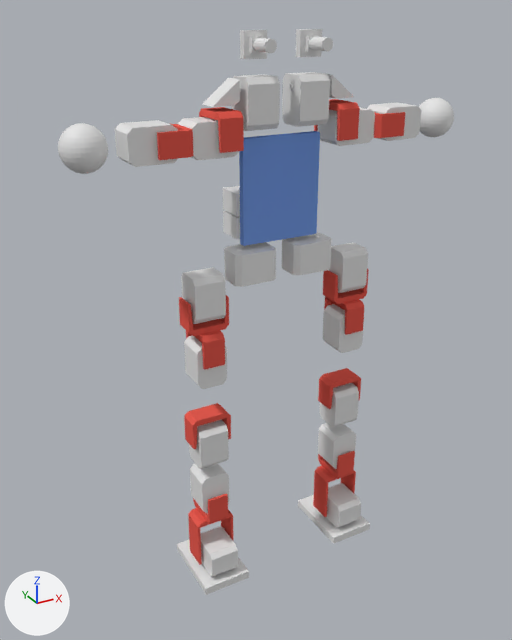
What one commit did to the Blender file full_robot_mx28_collada.blend.
Rendered twice from a 50 mm camera at (-3.89, -6.54, 6.39) aimed at (-0.19, 0.18, 3.03). The axes (+X, +Y, +Z) are drawn at lower left. The lights are the same throughout.

The scene before the commit, as lines of its bpy script (objects in view):
```python
ob_cube = bpy.data.objects.new('Cube', me_cube_044)
ob_cube.location = (-0.94, 0.0, 0.13)
ob_cube_001 = bpy.data.objects.new('Cube.001', me_cube_005)
ob_cube_001.location = (0.94, 0.0, 0.39)
ob_cube_004 = bpy.data.objects.new('Cube.004', me_cube_022)
ob_cube_004.location = (-0.94, 0.0, 0.39)
ob_cube_008 = bpy.data.objects.new('Cube.008', me_cube_029)
ob_cube_008.location = (-0.94, 0.0, 1.83)
ob_cube_024 = bpy.data.objects.new('Cube.024', me_cube_027)
ob_cube_024.parent = ob_left_leg1
ob_cube_024.location = (0.94, 0.0, 4.6)
ob_cube_030 = bpy.data.objects.new('Cube.030', me_cube_036)
ob_cube_030.parent = ob_right_leg1
ob_cube_030.location = (-0.94, 0.0, 4.6)
ob_left_leg4 = bpy.data.objects.new('left_leg4', me_cube_003)
ob_left_leg4.location = (0.94, 0.0, 1.04)
ob_right_leg4 = bpy.data.objects.new('right_leg4', me_cube_004)
ob_right_leg4.location = (-0.94, 0.0, 1.04)
ob_right_leg5 = bpy.data.objects.new('right_leg5', me_cube_020)
ob_right_leg5.parent = ob_cube_004
ob_right_leg5.location = (-0.94, -0.133, 1.32)
ob_right_leg5.rotation_mode = 'YXZ'
# also in view: 'left_arm_hand' at (2.1, 0.0, 5.21); 'Central' at (0.0, 0.0, 4.61); 'right_arm0' at (-0.3, 0.0, 5.52); 'left_leg5' at (0.94, -0.13, 0.13); 'Cube.010' at (-1.27, 0.0, 5.21)
```
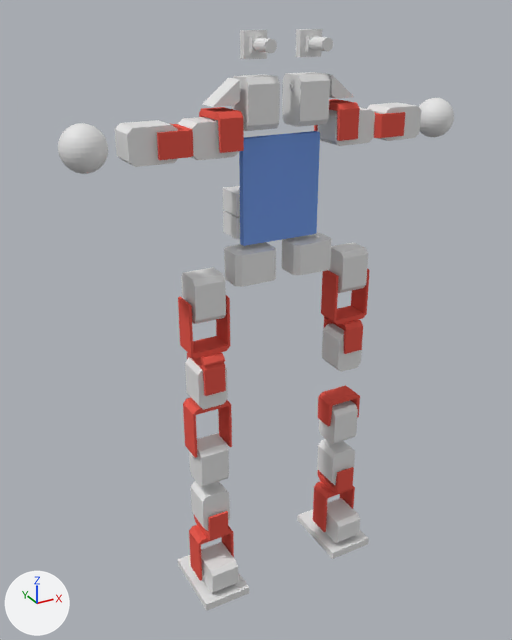
Boxes (x1, y1, x2, y2) around the edits, measured in the pictures (512 x 640 px):
'right_foot', moved: before (177, 540, 249, 595); after (178, 555, 249, 611)
'left_foot', moved: before (298, 495, 370, 544); after (297, 509, 369, 559)
'right_leg3', moved: before (189, 420, 229, 469); after (189, 433, 229, 487)
'right_leg5', moved: before (200, 526, 238, 577); after (201, 542, 238, 593)
'right_leg4', moved: before (190, 463, 230, 514); after (191, 481, 230, 531)
'right_leg2', moved: before (184, 335, 227, 389); after (185, 357, 228, 410)
'Servo.004', moved: before (323, 304, 364, 353); after (322, 323, 363, 372)
'left_leg3', moved: before (319, 383, 359, 428); after (319, 400, 358, 445)
'left_leg4', moved: before (318, 423, 356, 469); after (317, 439, 355, 485)
'left_leg5', moved: before (326, 483, 361, 527); after (326, 498, 360, 543)
'Cube.016', added (red): after (178, 296, 230, 358)
'Cube.012', added (red): after (321, 269, 370, 325)
'Cube.007', moved: before (318, 368, 361, 409); after (318, 385, 360, 427)
'Cube.013', moved: before (313, 466, 356, 517); after (313, 481, 355, 532)
'Cube.014', moved: before (186, 330, 225, 370); after (187, 353, 226, 396)
'Cube', moved: before (188, 508, 234, 565); after (189, 525, 234, 581)
'Cube.017', added (red): after (183, 397, 232, 458)
'Cube.008', deleted (red): before (184, 403, 231, 450)
'Cube.032', moved: before (193, 493, 228, 523); after (194, 511, 228, 540)
'Cube.015', moved: before (324, 298, 364, 335); after (324, 317, 363, 354)
'Cube.026', moved: before (318, 451, 355, 478); after (317, 467, 354, 494)
'Cube.030', deleted (red): before (179, 296, 229, 336)
'Cube.024', deleted (red): before (323, 269, 369, 304)
'Cube.005', moved: before (196, 330, 224, 345); after (196, 352, 225, 366)
'Cube.006', moved: before (325, 297, 364, 310); after (325, 317, 346, 331)
'Servo_axis.001', moved (not visible before): after (190, 453, 194, 458)

The change, as a list of edits to the scene's bpy script:
```text
Add mat_material_015:
    mat_material_015 = diffuse_material('Material.015')
    mat_material_015.base_color = (0.8, 0.106, 0.0794)  # red #e75c50
Add me_cube_045:
    me_cube_045.from_pydata(...)  # 24 vertices, 22 faces; spans x -0.24..0.24, y -0.145..0.145, z -0.11..0.52
    me_cube_045.materials.append(mat_material_015)  # red #e75c50
Add me_cube_041:
    me_cube_041.from_pydata(...)  # 24 vertices, 22 faces; spans x -0.24..0.24, y -0.145..0.145, z -0.52..0.11
    me_cube_041.materials.append(mat_material_061)  # red #e75b50
Add me_cube_040:
    me_cube_040.from_pydata(...)  # 24 vertices, 22 faces; spans x -0.24..0.24, y -0.145..0.145, z -0.52..0.11
    me_cube_040.materials.append(mat_material_089)  # red #e75b50
Change ob_cube:
    ob_cube.location: (-0.94, 0.0, 0.13) -> (-0.94, 0.0, -0.13)
Remove ob_cube_030:
    ob_cube_030 = bpy.data.objects.new('Cube.030', me_cube_036)
    ob_cube_030.parent = ob_right_leg1
    ob_cube_030.matrix_parent_inverse = Matrix(((1.0, 0.0, 0.0, 0.94), (0.0, 1.0, 0.0, 0.0), (0.0, 0.0, 1.0, -4.733), (0.0, 0.0, 0.0, 1.0)))
    ob_cube_030.location = (-0.94, 0.0, 4.6)
Remove ob_cube_024:
    ob_cube_024 = bpy.data.objects.new('Cube.024', me_cube_027)
    ob_cube_024.parent = ob_left_leg1
    ob_cube_024.matrix_parent_inverse = Matrix(((1.0, 0.0, 0.0, -0.94), (0.0, 1.0, 0.0, 0.0), (0.0, 0.0, 1.0, -4.733), (0.0, 0.0, 0.0, 1.0)))
    ob_cube_024.location = (0.94, 0.0, 4.6)
Change ob_left_leg4:
    ob_left_leg4.location: (0.94, 0.0, 1.04) -> (0.94, 0.0, 0.78)
Change ob_right_leg4:
    ob_right_leg4.location: (-0.94, 0.0, 1.04) -> (-0.94, 0.0, 0.78)
Change ob_cube_001:
    ob_cube_001.location: (0.94, 0.0, 0.39) -> (0.94, 0.0, 0.13)
Change ob_cube_004:
    ob_cube_004.location: (-0.94, 0.0, 0.39) -> (-0.94, 0.0, 0.13)
Change ob_cube_005:
    ob_cube_005.location: (-0.94, 0.0, 2.89) -> (-0.94, 0.0, 2.63)
Change ob_cube_006:
    ob_cube_006.location: (0.94, 0.0, 2.89) -> (0.94, 0.0, 2.63)
Change ob_cube_007:
    ob_cube_007.location: (0.94, 0.0, 1.83) -> (0.94, 0.0, 1.57)
Remove ob_cube_008:
    ob_cube_008 = bpy.data.objects.new('Cube.008', me_cube_029)
    ob_cube_008.location = (-0.94, 0.0, 1.83)
Change ob_right_leg3:
    remove ob_right_leg3.parent = ob_cube_008
    remove ob_right_leg3.matrix_parent_inverse = Matrix(((1.0, 0.0, 0.0, 0.94), (0.0, 1.0, 0.0, 0.0), (0.0, 0.0, 1.0, -3.014), (0.0, 0.0, 0.0, 1.0)))
    ob_right_leg3.location: (-0.94, 0.0, 2.867) -> (-0.94, 0.0, 1.419)
Change ob_cube_014:
    ob_cube_014.location: (-0.94, 0.0, 2.89) -> (-0.94, 0.0, 2.56)
Change ob_cube_015:
    ob_cube_015.location: (0.94, 0.0, 2.89) -> (0.94, 0.0, 2.63)
Change ob_cube_013:
    ob_cube_013.location: (0.94, 0.0, 0.13) -> (0.94, 0.0, -0.13)
Add ob_cube_017:
    ob_cube_017 = bpy.data.objects.new('Cube.017', me_cube_045)
    ob_cube_017.location = (-0.94, 0.0, 1.73)
Add ob_cube_016:
    ob_cube_016 = bpy.data.objects.new('Cube.016', me_cube_041)
    ob_cube_016.location = (-0.94, 0.0, 3.41)
Add ob_cube_012:
    ob_cube_012 = bpy.data.objects.new('Cube.012', me_cube_040)
    ob_cube_012.location = (0.94, 0.0, 3.41)
```
